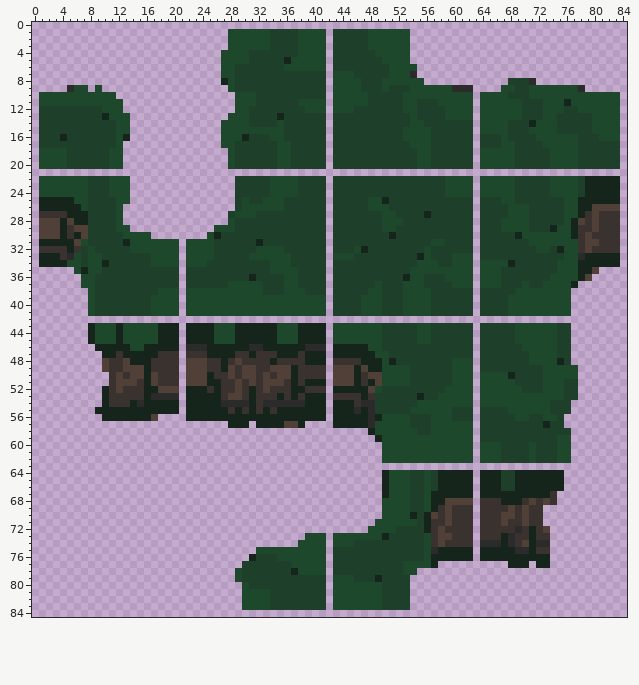
Two states of a sprite sheet, examples/tiles-trees.png. The picture above is the old version.
The file is 85x85 pixels.
The result:
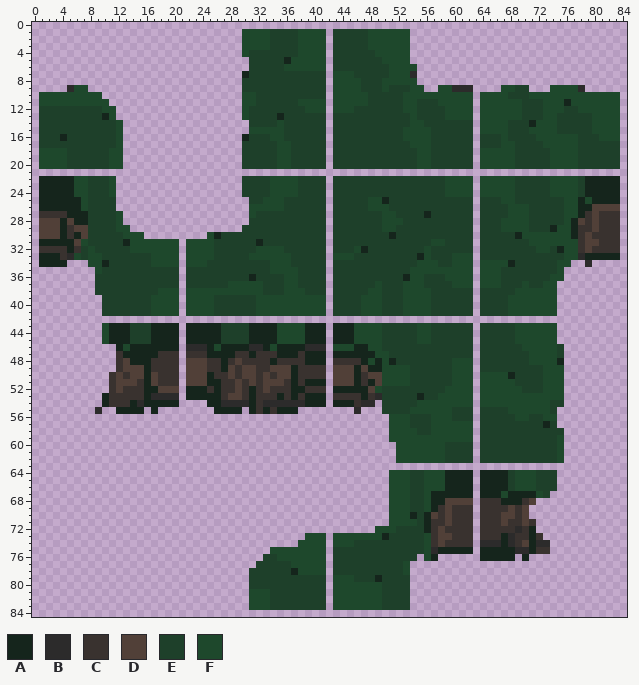
Palette (. is transparent): A #15251c  B #2c2b2b  C #39322f  D #514038  E #1e402a  F #1e482c
Diff:
Changed rows in their new state; - is an unchanged pixel.
first column x 1:
 1 ---------------------------..--------------------------------------------------
 2 ---------------------------..--------------------------------------------------
 3 ---------------------------..--------------------------------------------------
 4 --------------------------...--------------------------------------------------
 5 --------------------------....-------------------------------------------------
 6 --------------------------....-------------------------------------------------
 7 --------------------------...A-------------------------------------------------
 8 --------------------------...-------------------------.------------....--------
 9 --------.------------------..--------------------------..-------------...------
10 ---------..-----------------.--------------------------------------------------
11 ----------..----------------.--------------------------------------------------
12 -----------.----------------.--------------------------------------------------
13 -----------..--------------..--------------------------------------------------
14 ------------.-------------....-------------------------------------------------
15 ------------.-------------....-------------------------------------------------
16 ------------.-------------...--------------------------------------------------
17 --------------------------...--------------------------------------------------
18 ---------------------------..--------------------------------------------------
19 ---------------------------..--------------------------------------------------
20 ---------------------------..--------------------------------------------------
22 AAAAA------..---------------.--------------------------------------------------
23 AAAAA------..---------------.--------------------------------------------------
24 AAAAA------..---------------.--------------------------------------------------
25 -----A-----..---------------..------------------------------------------------F
26 -----------.----------------..-------------------------------------------------
27 ---------------------------...-------------------------------------------------
28 ---------------------------...-------------------------------------------------
29 -------------------------....--------------------------------------------------
30 ---------------.---------------------------------------------------------------
first column x 5:
34 ...---------------------------------------------------------------------..B....
35 -...-------------------------------------------------------------------.....---
36 --..-------------------------------------------------------------------....----
37 --..------------------------------------------------------------------...------
38 ---.------------------------------------------------------------------..-------
39 ---..----------------EEEEEE-------------------------------------------..-------
40 ---..----------------EEEEEE-------------------------------------------..-------
41 ---..----------------EEEEEE-------------------------------------------..-------
43 ---..-A-AEEEA--------AEEEE-------F----AAA-----------------------------..-------
44 ---..-A-AEEEA--------AEEEE-------F----AAA-----------------------------..-------
45 ---..-A-AEEEA--------AEEEE-------F----AAA-----------------------------..-------
46 ----...-FAA----------F-------F--------FFF------------------------------.-------
47 -----..----------------------------------------------------------------.-------
48 -----..------------------------------------F---------------------------.-------
49 -----..----------------------------------------------------------------..------
50 -----------------------------------------------------------------------..------
51 -----------------------------------------------------------------------..------
52 -----.-----------------------------------------------------------------..------
53 --------------------------------------------B--------------------------..------
54 -----------------...------------------------.--------------------------.-------
55 ----B..----.-...-....--A-.-------....-...-...-------------------------..-------
56 -----........----....................-........------------------------.--------
57 -----------------------...-.......----........------------------------.--------
58 -------------------------------------------...-------------------------.-------
59 --------------------------------------------..-------------------------.-------
60 ---------------------------------------------..-------EEEE-EEE----E----.-------
61 ---------------------------------------------..-------EEEE-EEE----E----.-------
62 ---------------------------------------------..-------EEEE-EEE----E----.-------
64 ---------------------------------------------.------FF--------A-FFFEEE.--------
65 ---------------------------------------------.------FF--------A-FFFEEE.--------
66 ---------------------------------------------.------FF--------A-FFFEEE.--------
67 ---------------------------------------------.----------------F----FE.---------
68 ---------------------------------------------.---------------------...---------
69 ---------------------------------------------.--------------------..-----------
70 ---------------------------------------------.--------------------..-----------
71 --------------------------------------------..---------------------.-----------
72 -------------------------------------------.-----------------------..----------
73 --------------------------------------------------------------------.----------
75 ---------------------------..--------------------------------------------------
76 --------------------------..----------------------.--.....------.-...----------
77 -------------------------..----------------------....----------...-..----------
78 ------------------------..-----------------------.-----------------------------
79 ------------------------..-----------------------------------------------------
80 -------------------------.-----------------------------------------------------
81 -------------------------.-----------------------------------------------------
82 -------------------------.-----------------------------------------------------
83 -------------------------.-----------------------------------------------------
